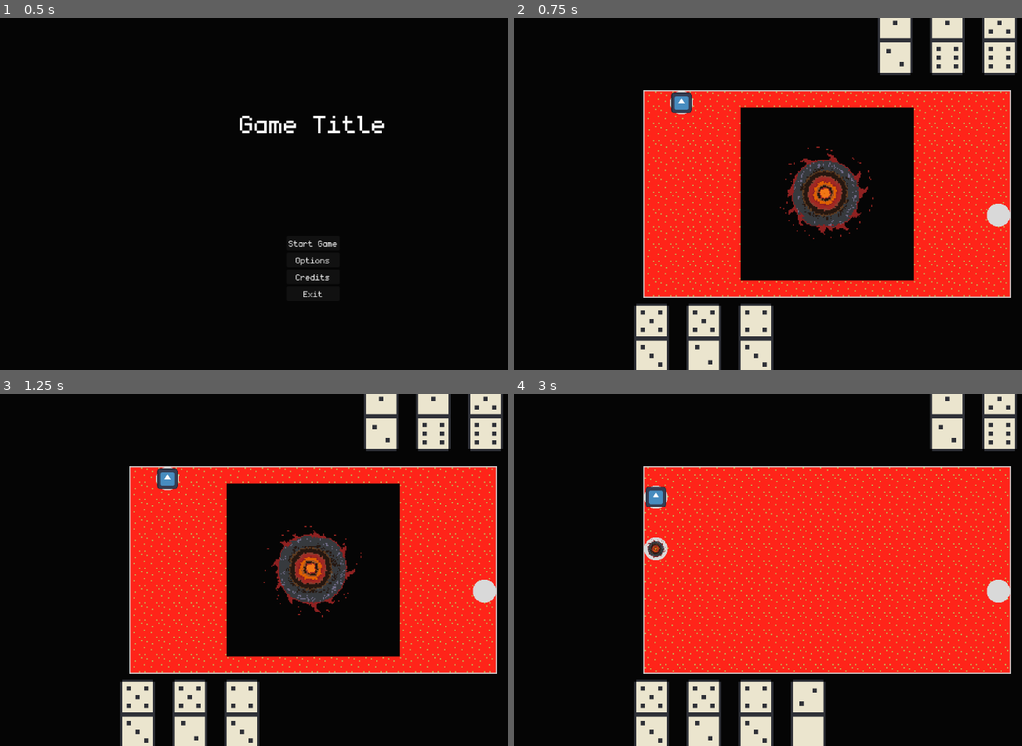
Above: before the commit, frames 1-4 (two rows, left to right).
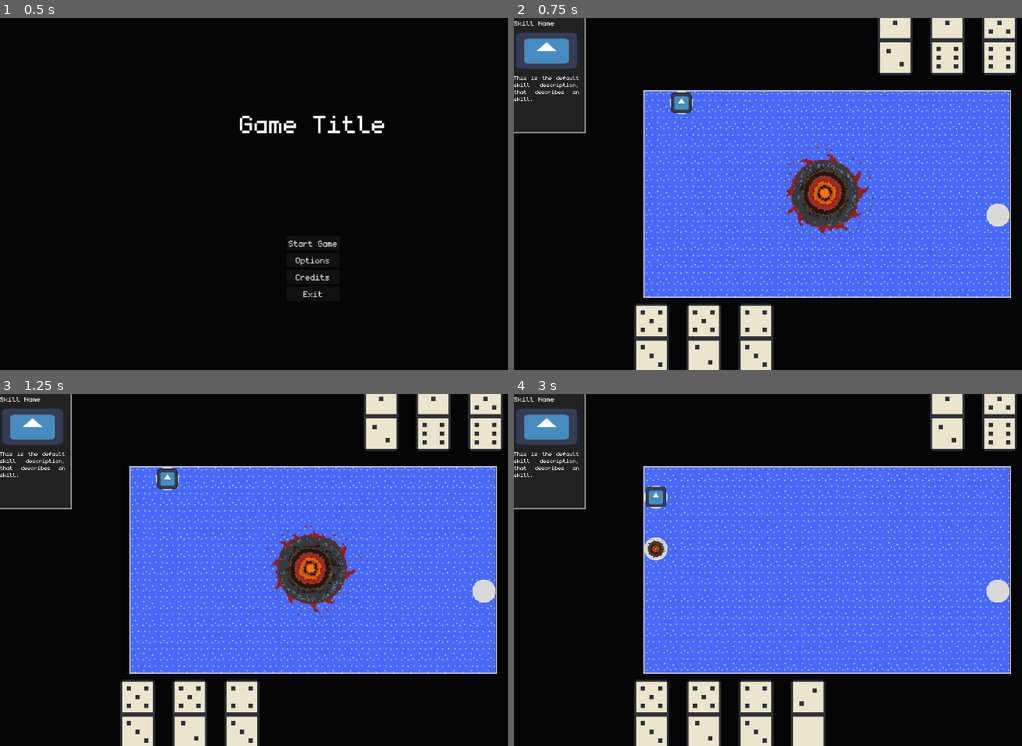
Above: after the commit, the same moments.

Repository: Juanxpeke/GD-BR2024
Game: Godot game, scene res://Core/GUI/MainMenu/main_menu.tscn
Same seed, same stepped clock (60 frames per second), same inputs: the game is played once before the commit and once after it. The engine's default icon, where the game draws it, is replaced by a stand-in: a white triangle on a blue panel in a dark square.
Inputs (mouse positions are in pixels of both pictures, inside the frame that each line leads up to):
- Up to frame 1 (0.5 s): no input
- Up to frame 2 (0.75 s): click "Start Game" at 0.5 s
- Up to frame 3 (1.25 s): no input
- Up to frame 4 (3 s): drag from (828, 570) to (996, 591) at 1.27 s; drag from (981, 661) to (823, 510) at 2.02 s; move the mouse to (996, 591) at 2.77 s; hold Mouse wheel up (wheel_up) from 2.78 s (still down); click (996, 591) at 2.92 s

Frame 1 is identical in both runs. In frame 2, 44% of the frame differs, in the area x 0-98%, y 0-80%; in frame 3, 44%; in frame 4, 46%.

Commit message:
Little refactor

Diff:
--- /dev/null
+++ b/Core/GUI/HUD/SkillCard/skill_card.tscn
@@ -0,0 +1,69 @@
+[gd_scene load_steps=3 format=3 uid="uid://ix8vw4kq00jr"]
+
+[ext_resource type="Texture2D" uid="uid://jlryjbt7mgau" path="res://icon.svg" id="1_c4i10"]
+
+[sub_resource type="StyleBoxFlat" id="StyleBoxFlat_5ffp5"]
+bg_color = Color(0.133333, 0.133333, 0.133333, 1)
+border_width_left = 2
+border_width_top = 2
+border_width_right = 2
+border_width_bottom = 2
+border_color = Color(0.647059, 0.647059, 0.647059, 1)
+expand_margin_left = 12.0
+expand_margin_top = 12.0
+expand_margin_right = 12.0
+expand_margin_bottom = 12.0
+
+[node name="SkillCard" type="Control"]
+texture_filter = 1
+custom_minimum_size = Vector2(120, 200)
+layout_mode = 3
+anchors_preset = 0
+offset_right = 120.0
+offset_bottom = 200.0
+
+[node name="SkillCardPanel" type="Panel" parent="."]
+layout_mode = 1
+anchors_preset = 15
+anchor_right = 1.0
+anchor_bottom = 1.0
+grow_horizontal = 2
+grow_vertical = 2
+theme_override_styles/panel = SubResource("StyleBoxFlat_5ffp5")
+
+[node name="SkillName" type="Label" parent="SkillCardPanel"]
+layout_mode = 1
+anchors_preset = -1
+anchor_right = 1.0
+anchor_bottom = 0.1
+theme_override_font_sizes/font_size = 20
+text = "Skill Name"
+
+[node name="SkillImage" type="TextureRect" parent="SkillCardPanel"]
+layout_mode = 1
+anchors_preset = -1
+anchor_top = 0.125
+anchor_right = 1.0
+anchor_bottom = 0.475
+texture = ExtResource("1_c4i10")
+expand_mode = 1
+
+[node name="SkillDescription" type="RichTextLabel" parent="SkillCardPanel"]
+layout_mode = 1
+anchors_preset = -1
+anchor_top = 0.515
+anchor_right = 1.0
+anchor_bottom = 0.825
+grow_horizontal = 2
+grow_vertical = 2
+theme_override_font_sizes/normal_font_size = 16
+bbcode_enabled = true
+text = "[fill]This is the default skill description, that describes an skill.[/fill]"
+
+[node name="HBoxContainer" type="HBoxContainer" parent="SkillCardPanel"]
+layout_mode = 1
+anchors_preset = -1
+anchor_top = 0.865
+anchor_right = 1.0
+anchor_bottom = 1.0
+alignment = 2
--- a/Core/Match/match.tscn
+++ b/Core/Match/match.tscn
@@ -1,9 +1,10 @@
-[gd_scene load_steps=6 format=3 uid="uid://s013uq0tt34u"]
+[gd_scene load_steps=7 format=3 uid="uid://s013uq0tt34u"]
 
 [ext_resource type="Script" path="res://Core/Match/match.gd" id="1_4yfw0"]
 [ext_resource type="PackedScene" uid="uid://jqq8ueul6hen" path="res://Core/World/world.tscn" id="2_stmx5"]
 [ext_resource type="PackedScene" uid="uid://c44laowkuxfc4" path="res://Core/Entity/Player/player.tscn" id="3_b6cyj"]
 [ext_resource type="PackedScene" uid="uid://dhpj4gs6e4p0f" path="res://Core/Entity/Boss/Bob/bob.tscn" id="4_21v77"]
+[ext_resource type="PackedScene" uid="uid://ix8vw4kq00jr" path="res://Core/GUI/HUD/SkillCard/skill_card.tscn" id="5_oagnp"]
 
 [sub_resource type="StyleBoxFlat" id="StyleBoxFlat_sqamv"]
 bg_color = Color(0.6, 0.6, 0.6, 0)
@@ -39,7 +40,7 @@
 [node name="WorldViewport" type="SubViewport" parent="PanelContainer/WorldViewportContainer"]
 handle_input_locally = false
 physics_object_picking = true
-size = Vector2i(672, 378)
+size = Vector2i(671, 378)
 size_2d_override = Vector2i(1152, 648)
 size_2d_override_stretch = true
 render_target_update_mode = 4
@@ -55,3 +56,15 @@
 [node name="Bob" parent="Entities" instance=ExtResource("4_21v77")]
 position = Vector2(893, 41)
 rotation = 3.14159
+
+[node name="Control" type="Control" parent="."]
+layout_mode = 3
+anchor_right = 0.183
+anchor_bottom = 0.885
+offset_right = 13.184
+offset_bottom = -2.48004
+
+[node name="SkillCard" parent="Control" instance=ExtResource("5_oagnp")]
+layout_mode = 1
+offset_right = 72.128
+offset_bottom = 12.728
--- a/Core/World/BackgroundBoard/background_board.gd
+++ b/Core/World/BackgroundBoard/background_board.gd
@@ -8,6 +8,10 @@
 	WORLD_FREE_LAYER,
 }
 
+const TILES = {
+	'DEBUG_TILE': Vector2(1, 1),
+}
+
 var astar : AStar2D = AStar2D.new()
 
 # Private
@@ -16,8 +20,7 @@
 func _ready() -> void:
 	# NOTE: tile_set.tile_size = Vector2i(Domino.SPRITE_WIDTH, Domino.SPRITE_WIDTH)
 	for cell in get_used_cells(Layer.WORLD_VISUAL_LAYER):
-		set_cell(Layer.WORLD_FREE_LAYER, cell, 0, Vector2i(0, 0))
-	clear_layer(Layer.WORLD_VISUAL_LAYER)
+		set_cell(Layer.WORLD_FREE_LAYER, cell, 0, TILES.DEBUG_TILE)
 
 	GameManager.set_background_board(self)
 
--- a/Core/World/world.gd
+++ b/Core/World/world.gd
@@ -3,6 +3,7 @@
 
 @onready var camera := %Camera
 @onready var background_board := %BackgroundBoard
+@onready var structures := %Structures
 @onready var deck := %Deck
 @onready var pass_guy := %PassGuy
 @onready var towers := %Towers
@@ -13,8 +14,5 @@
 func _ready() -> void:
 	GameManager.set_world(self)
 
+
 # Public
-
-# Returns all the world structures
-func get_structures() -> Array[Node2D]:
-	return [deck, pass_guy, towers]
--- a/Core/World/world.tscn
+++ b/Core/World/world.tscn
@@ -27,17 +27,20 @@
 unique_name_in_owner = true
 layer_0/tile_data = PackedInt32Array(65536, 65536, 0, 131072, 65536, 0, 196608, 65536, 0, 262144, 65536, 0, 327680, 655 …(133143 unchanged characters)…
 
-[node name="Deck" parent="." instance=ExtResource("3_ivd2o")]
+[node name="Structures" type="Node2D" parent="."]
 unique_name_in_owner = true
 
-[node name="PassGuy" parent="." instance=ExtResource("4_nv1wp")]
+[node name="Deck" parent="Structures" instance=ExtResource("3_ivd2o")]
+unique_name_in_owner = true
+
+[node name="PassGuy" parent="Structures" instance=ExtResource("4_nv1wp")]
 unique_name_in_owner = true
 position = Vector2(1440, 178)
 
-[node name="Towers" type="Node2D" parent="."]
+[node name="Towers" type="Node2D" parent="Structures"]
 unique_name_in_owner = true
 
-[node name="Tower" parent="Towers" instance=ExtResource("4_oicnk")]
+[node name="Tower" parent="Structures/Towers" instance=ExtResource("4_oicnk")]
 position = Vector2(-946, -578)
 placement_area_up_blocked = true
 placement_area_left_blocked = true
--- a/Global/Configuration/configuration_manager.gd
+++ b/Global/Configuration/configuration_manager.gd
@@ -41,11 +41,9 @@
 # Called on any input
 func _input(event: InputEvent) -> void:
 	if event.is_action_pressed("debug_shorcut_1"):
-		for world_structure in GameManager.current_world.get_structures():
-			world_structure.hide()
+		GameManager.current_background_board.set_layer_enabled(GameManager.current_background_board.Layer.WORLD_VISUAL_LAYER, not GameManager.current_background_board.is_layer_enabled(GameManager.current_background_board.Layer.WORLD_VISUAL_LAYER))
 	elif event.is_action_pressed("debug_shorcut_2"):
-		for world_structure in GameManager.current_world.get_structures():
-			world_structure.show()
+		GameManager.current_world.structures.visible = not GameManager.current_world.structures.visible
 
 
 # Public
--- a/Global/Skills/Fireball/fireball.tres
+++ b/Global/Skills/Fireball/fireball.tres
@@ -4,4 +4,6 @@
 
 [resource]
 script = ExtResource("1_rvk3j")
+name = ""
+description = ""
 manas_needed = Array[int]([0, 0, 0, 0])
